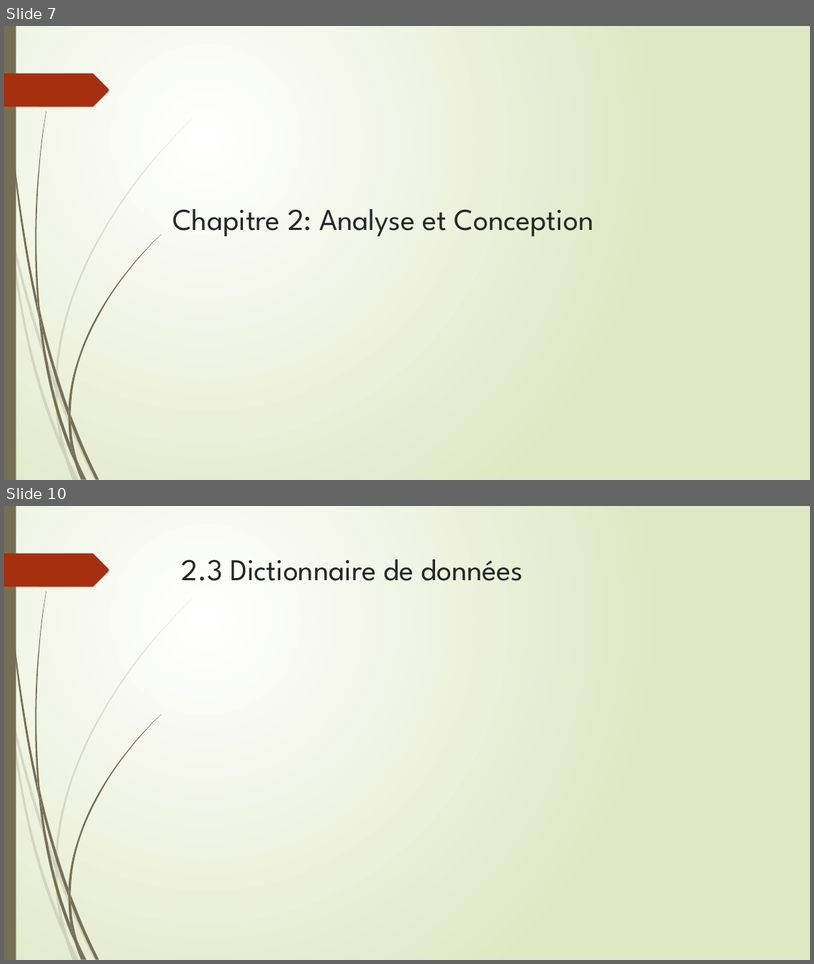
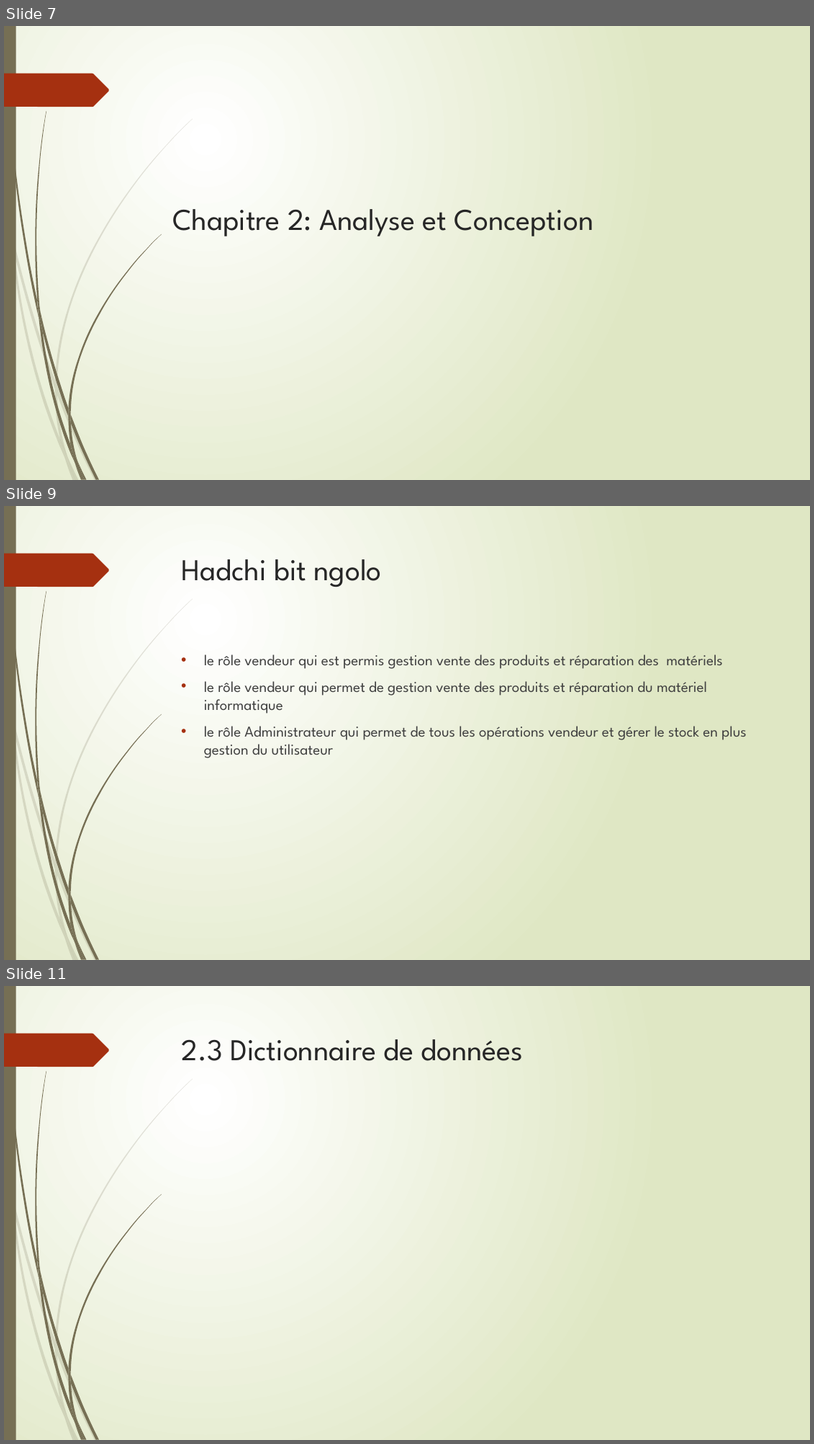
Before and after one commit to ElmarhraouiDev/rapport-de-projet-de-fin-d-etude, a slide deck: Plan présenation.pptx. Shown one above the other, each under a label of ours: slides 7 and 10 before the commit, slides 7, 9 and 11 after it; the slides between them are not shown. The pictures are 814x964 and 814x1444 pixels, drawn with LibreOffice and Linux fonts; fonts in the diff are those of the drawing. Boxes give left, top, right and bottom in pixels: in the first picture for what was removed or moved away, otherwise in the second. Text is boxed around its words. In the diff, an @@ line names an element or a change of style, - is before the commit and + after.

```diff
--- a/Plan présenation.pptx
+++ b/Plan présenation.pptx
@@ slide 9 added at (x1=4, y1=506, x2=810, y2=960), background gradient #FFFFFF to #DFE8C4; not listed: 24 template elements that a slide beside it also shows @@
@@ title added at (x1=182, y1=559, x2=382, y2=587), 36 pt, text #262626 @@
+Hadchi bit ngolo
@@ text added at (x1=204, y1=654, x2=747, y2=758), 18 pt, text #404040 @@
+• le rôle vendeur qui est permis gestion vente des produits et réparation des matériels
+• le rôle vendeur qui permet de gestion vente des produits et réparation du matériel informatique
+• le rôle Administrateur qui permet de tous les opérations vendeur et gérer le stock en plus gestion du utilisateur
@@ what was slide 10 is now slide 11 @@
```
Also in this commit, not shown: 3 slides changed, 2 other slides added, 1 other file.
